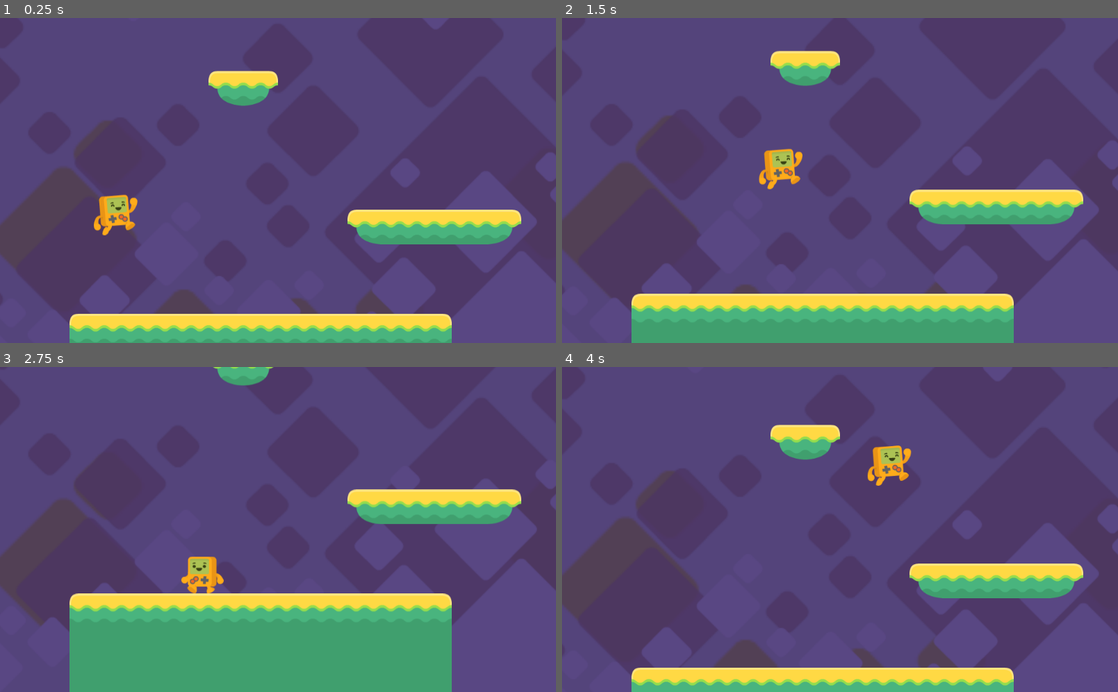
Above: before the commit, frames 1-4 (two rows, left to right).
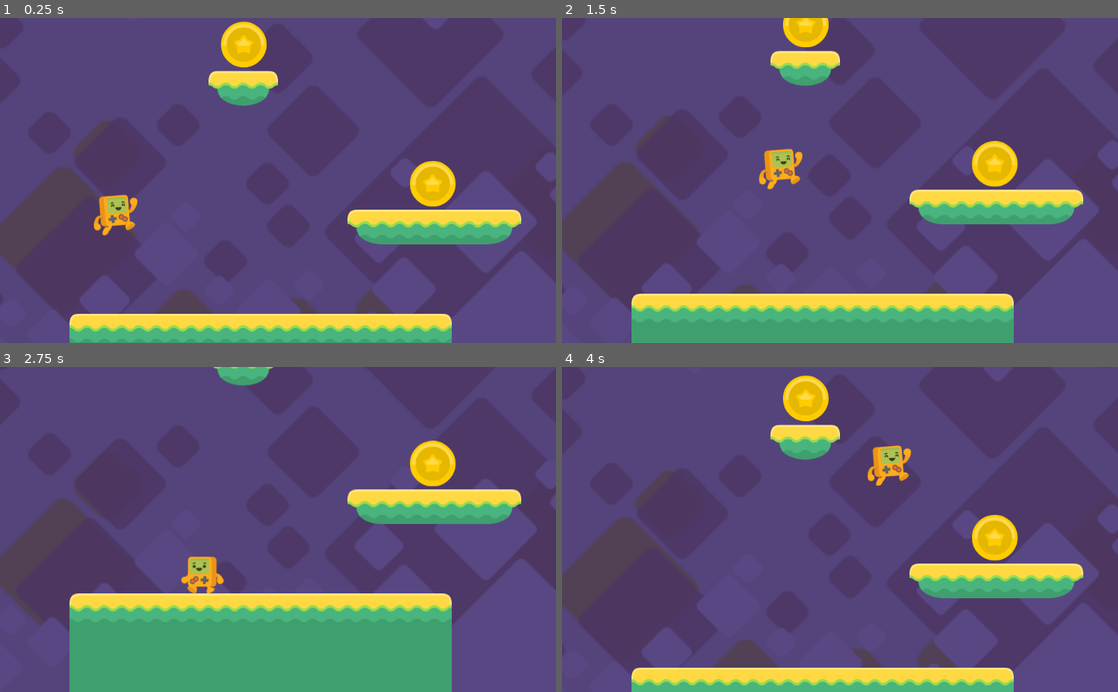
Above: after the commit, the same moments.

Repository: noantiq/Tutorial-Project
Game: Godot game, scene res://Level3.tscn
Two runs of this game, one before a commit and one after it. Both use one fixed random seed, a clock stepped at 60 frames per second and the inputs below. The project has no main scene, so this scene is started directly.
Inputs:
- Up to frame 1 (0.25 s): no input
- Up to frame 2 (1.5 s): hold D (right) from 0.53 s (still down); tap Space (jump) at 0.77 s
- Up to frame 3 (2.75 s): tap Space (jump) at 1.52 s; release D (right) at 2.03 s; hold A (left) from 2.03 s (still down)
- Up to frame 4 (4 s): release A (left) at 2.78 s; hold D (right) from 2.78 s (still down); tap Space (jump) at 3.02, 3.77 s

The runs differ from the first frame. In frame 1, 1.9% of the frame differs, in the area x 39-82%, y 1-59%; in frame 2, 1.6%; in frame 3, 0.9%; in frame 4, 1.9%, in the area x 39-82%, y 2-60%.

Commit message:
add collectable coins

Diff:
--- a/Character.gd
+++ b/Character.gd
@@ -6,6 +6,8 @@
 const JUMP_FORCE = - 900
 var jump_counter = 0
 var max_jumps = 2
+var coins = 0
+var coins_win = 3
 
 func _physics_process(delta):
 	if Input.is_action_pressed("right"):
@@ -36,3 +38,8 @@
 
 func _on_fallzone_body_entered(body):
 	get_tree().change_scene("res://Level3.tscn")
+
+func add_coin():
+	coins += 1
+	if coins == coins_win:
+		get_tree().change_scene("res://Level3.tscn")
--- a/Character.tscn
+++ b/Character.tscn
@@ -8,6 +8,7 @@
 height = 18.0
 
 [node name="Character" type="KinematicBody2D"]
+collision_mask = 30
 script = ExtResource( 2 )
 __meta__ = {
 "_edit_group_": true
--- /dev/null
+++ b/Coin-sprites.tres
@@ -0,0 +1,13 @@
+[gd_resource type="SpriteFrames" load_steps=4 format=2]
+
+[ext_resource path="res://assets/coin/gold_3.png" type="Texture" id=1]
+[ext_resource path="res://assets/coin/gold_2.png" type="Texture" id=2]
+[ext_resource path="res://assets/coin/gold_1.png" type="Texture" id=3]
+
+[resource]
+animations = [ {
+"frames": [ ExtResource( 3 ), ExtResource( 2 ), ExtResource( 1 ) ],
+"loop": true,
+"name": "spin",
+"speed": 5.0
+} ]
--- /dev/null
+++ b/Coin.gd
@@ -0,0 +1,9 @@
+extends Area2D
+
+func _on_coin_body_entered(body):
+	$AnimationPlayer.play("bounce")
+	body.add_coin()
+
+
+func _on_AnimationPlayer_animation_finished(anim_name):
+	queue_free()
--- /dev/null
+++ b/Coin.tscn
@@ -0,0 +1,58 @@
+[gd_scene load_steps=6 format=2]
+
+[ext_resource path="res://Coin-sprites.tres" type="SpriteFrames" id=1]
+[ext_resource path="res://Coin.gd" type="Script" id=2]
+
+[sub_resource type="CircleShape2D" id=1]
+radius = 46.0
+
+[sub_resource type="Animation" id=2]
+length = 0.001
+tracks/0/type = "value"
+tracks/0/path = NodePath("AnimatedSprite:position")
+tracks/0/interp = 1
+tracks/0/loop_wrap = true
+tracks/0/imported = false
+tracks/0/enabled = true
+tracks/0/keys = {
+"times": PoolRealArray( 0 ),
+"transitions": PoolRealArray( 1 ),
+"update": 0,
+"values": [ Vector2( 0, 0 ) ]
+}
+
+[sub_resource type="Animation" id=3]
+resource_name = "bounce"
+length = 0.4
+tracks/0/type = "value"
+tracks/0/path = NodePath("AnimatedSprite:position")
+tracks/0/interp = 1
+tracks/0/loop_wrap = true
+tracks/0/imported = false
+tracks/0/enabled = true
+tracks/0/keys = {
+"times": PoolRealArray( 0, 0.2, 0.4 ),
+"transitions": PoolRealArray( 1, 1, 1 ),
+"update": 0,
+"values": [ Vector2( 0, 0 ), Vector2( 0, -186 ), Vector2( 0, -62 ) ]
+}
+
+[node name="Coin" type="Area2D"]
+collision_layer = 8
+script = ExtResource( 2 )
+
+[node name="CollisionShape2D" type="CollisionShape2D" parent="."]
+shape = SubResource( 1 )
+
+[node name="AnimatedSprite" type="AnimatedSprite" parent="."]
+frames = ExtResource( 1 )
+animation = "spin"
+frame = 2
+playing = true
+
+[node name="AnimationPlayer" type="AnimationPlayer" parent="."]
+anims/RESET = SubResource( 2 )
+anims/bounce = SubResource( 3 )
+
+[connection signal="body_entered" from="." to="." method="_on_coin_body_entered"]
+[connection signal="animation_finished" from="AnimationPlayer" to="." method="_on_AnimationPlayer_animation_finished"]
--- a/Level3.tscn
+++ b/Level3.tscn
@@ -1,10 +1,11 @@
-[gd_scene load_steps=9 format=2]
+[gd_scene load_steps=10 format=2]
 
 [ext_resource path="res://World_Tiles.tres" type="TileSet" id=1]
 [ext_resource path="res://Character.tscn" type="PackedScene" id=2]
 [ext_resource path="res://Pass-through-tiles.tres" type="TileSet" id=3]
 [ext_resource path="res://assets/background/set2_background.png" type="Texture" id=4]
 [ext_resource path="res://assets/background/set2_tiles.png" type="Texture" id=5]
+[ext_resource path="res://Coin.tscn" type="PackedScene" id=6]
 
 [sub_resource type="RectangleShape2D" id=1]
 extents = Vector2( 160, 32 )
@@ -13,7 +14,7 @@
 extents = Vector2( 256, 32 )
 
 [sub_resource type="RectangleShape2D" id=3]
-extents = Vector2( 1584, 96 )
+extents = Vector2( 2480, 96 )
 
 [node name="Level3" type="Node2D"]
 
@@ -60,6 +61,8 @@
 
 [node name="One-Way Tiles" type="TileMap" parent="."]
 tile_set = ExtResource( 3 )
+collision_layer = 2
+collision_mask = 49
 format = 1
 tile_data = PoolIntArray( 131102, 1, 0, 131103, 2, 0, 131104, 2, 0, 131105, 2, 0, 131106, 2, 0, 131107, 2, 0, 131108, 2 …(579 unchanged characters)…
 
@@ -77,8 +80,30 @@
 
 [node name="Solid Tiles" type="TileMap" parent="."]
 tile_set = ExtResource( 1 )
+collision_layer = 2
+collision_mask = 49
 format = 1
 tile_data = PoolIntArray( -65511, 4, 0, -65510, 2, 0, -65509, 2, 0, -65508, 2, 0, -65507, 5, 0, 65542, 4, 0, 65543, 5,  …(1263 unchanged characters)…
+
+[node name="Fall Zone" type="Area2D" parent="."]
+position = Vector2( 32, 800 )
+collision_layer = 4
+__meta__ = {
+"_edit_group_": true
+}
+
+[node name="CollisionShape2D" type="CollisionShape2D" parent="Fall Zone"]
+position = Vector2( 1584, 128 )
+shape = SubResource( 3 )
+
+[node name="Coin" parent="." instance=ExtResource( 6 )]
+position = Vector2( 449, 15 )
+
+[node name="Coin2" parent="." instance=ExtResource( 6 )]
+position = Vector2( 797, 272 )
+
+[node name="Coin3" parent="." instance=ExtResource( 6 )]
+position = Vector2( 1261, 82 )
 
 [node name="Character" parent="." instance=ExtResource( 2 )]
 position = Vector2( 213, 266 )
@@ -95,14 +120,4 @@
 editor_draw_limits = true
 editor_draw_drag_margin = true
 
-[node name="Fall Zone" type="Area2D" parent="."]
-position = Vector2( 32, 800 )
-__meta__ = {
-"_edit_group_": true
-}
-
-[node name="CollisionShape2D" type="CollisionShape2D" parent="Fall Zone"]
-position = Vector2( 1552, 128 )
-shape = SubResource( 3 )
-
 [connection signal="body_entered" from="Fall Zone" to="Character" method="_on_fallzone_body_entered"]
--- a/project.godot
+++ b/project.godot
@@ -33,6 +33,15 @@
  ]
 }
 
+[layer_names]
+
+2d_physics/layer_1="player"
+2d_physics/layer_2="platform"
+2d_physics/layer_3="fallzone"
+2d_physics/layer_4="item"
+2d_physics/layer_5="enemy"
+2d_physics/layer_6="fireball"
+
 [physics]
 
 common/enable_pause_aware_picking=true
Binary file added: assets/coin/gold_1.png
Not shown, added: assets/coin/gold_1.png.import
Binary file added: assets/coin/gold_2.png
Not shown, added: assets/coin/gold_2.png.import
Binary file added: assets/coin/gold_3.png
Not shown, added: assets/coin/gold_3.png.import
